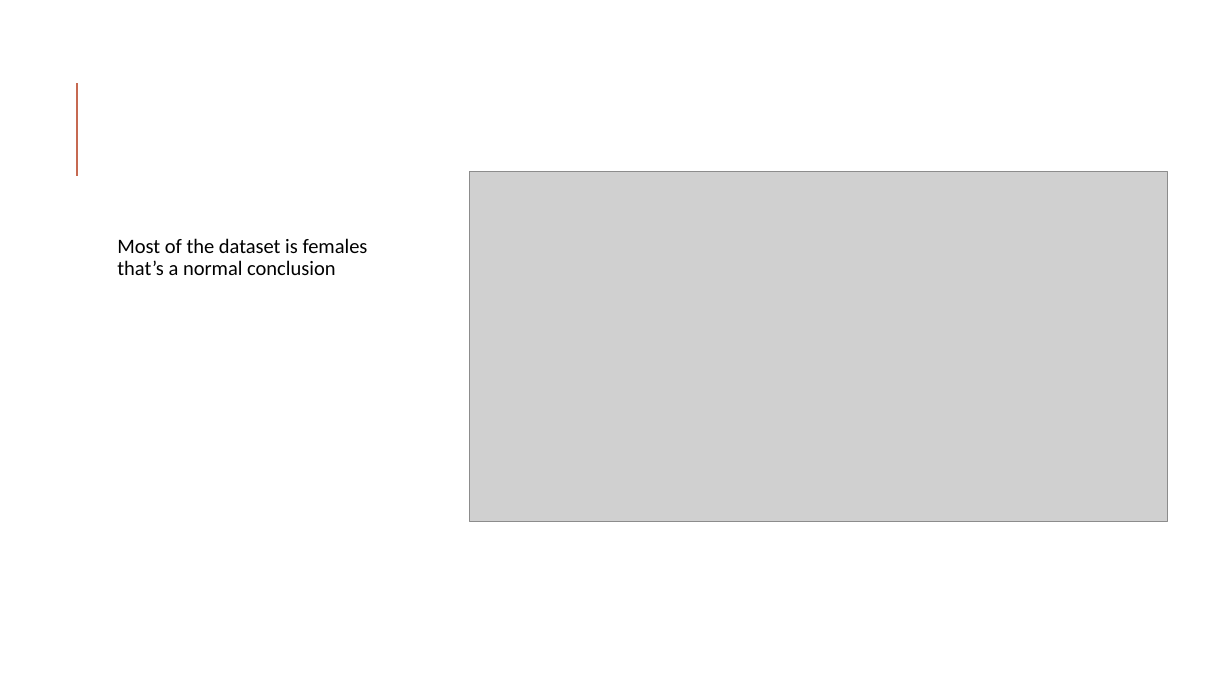
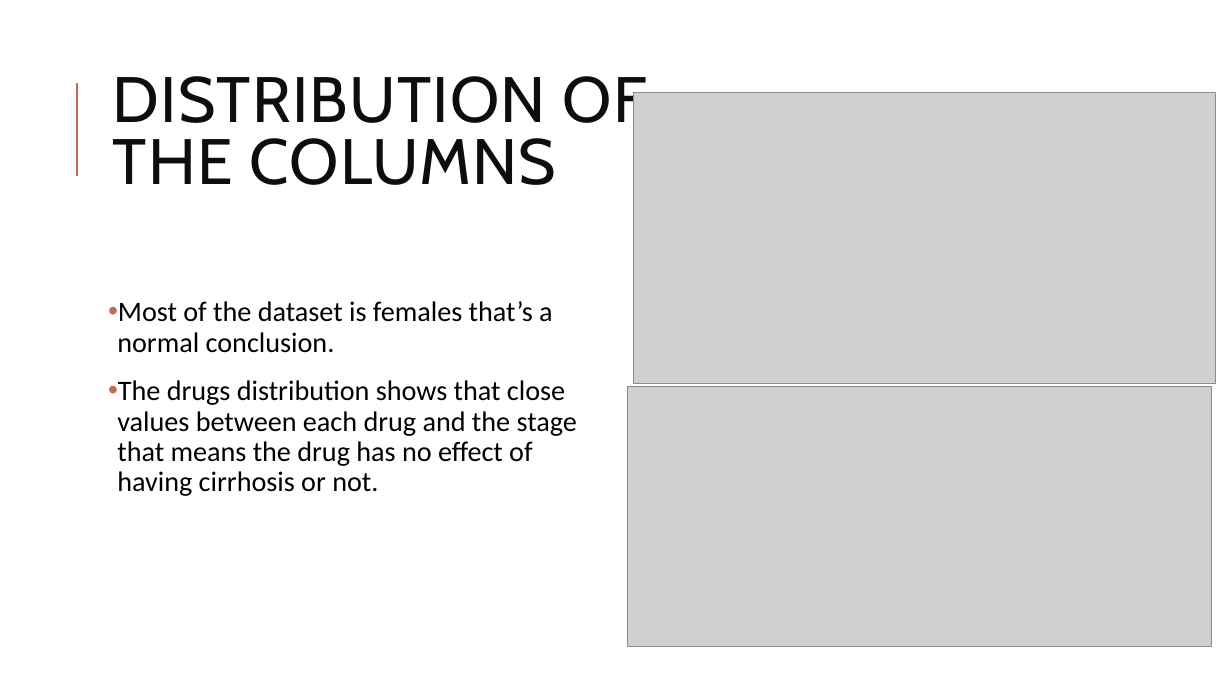
Before and after one commit to Yahia-Ragab/Depi, a slide deck: slide 12 of Depi prject 3.pptx (slide 10 before the commit). Drawn at 1232x693 pixels with LibreOffice and Linux fonts; fonts in the diff are those of the drawing; grey boxes stand for pictures. Boxes give left, top, right and bottom in pixels: in the first picture for what was removed or moved away, otherwise in the second. Text is boxed around its words. In the diff, an @@ line names an element or a change of style, - is before the commit and + after.

```diff
--- a/Depi prject 3.pptx
+++ b/Depi prject 3.pptx
@@ title added at [113,76,647,185], 50 pt, text #0D0D0D @@
+DISTRIBUTION OF THE COLUMNS
@@ picture: place and size @@
-picture at [470,172,1168,521]
+picture at [633,92,1214,384]
@@ text at [117,301,577,496]: text changed; size 16 to 22 pt @@
-  Most of the dataset is females that’s a normal conclusion
+• Most of the dataset is females that’s a normal conclusion.
+• The drugs distribution shows that close values between each drug and the stage that means the drug has no effect of having cirrhosis or not.
@@ picture added at [628,386,1213,647] @@
```
Also in this commit, not shown: 14 other slides changed, 6 slides added, 1 slide removed.
